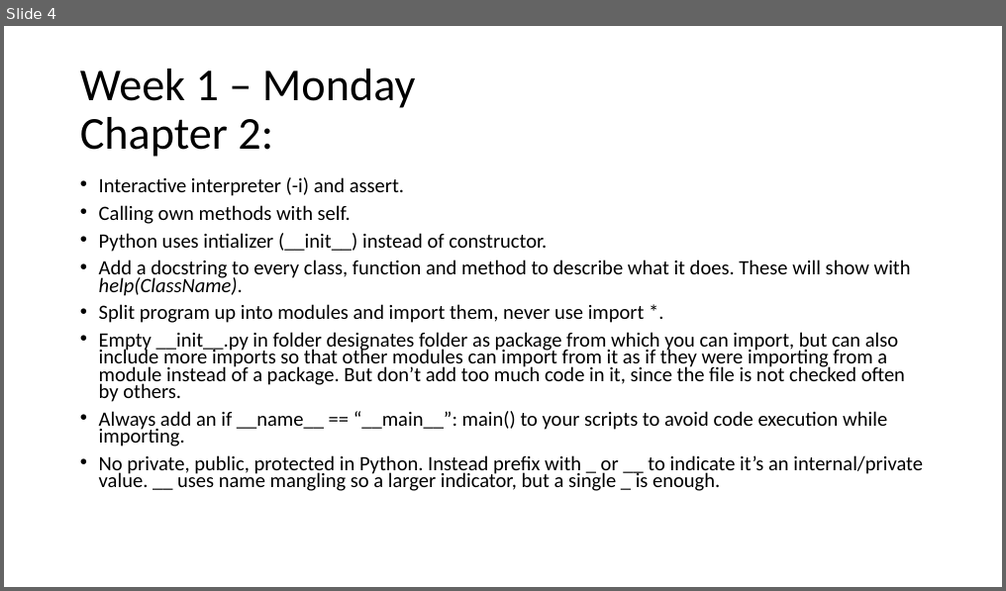
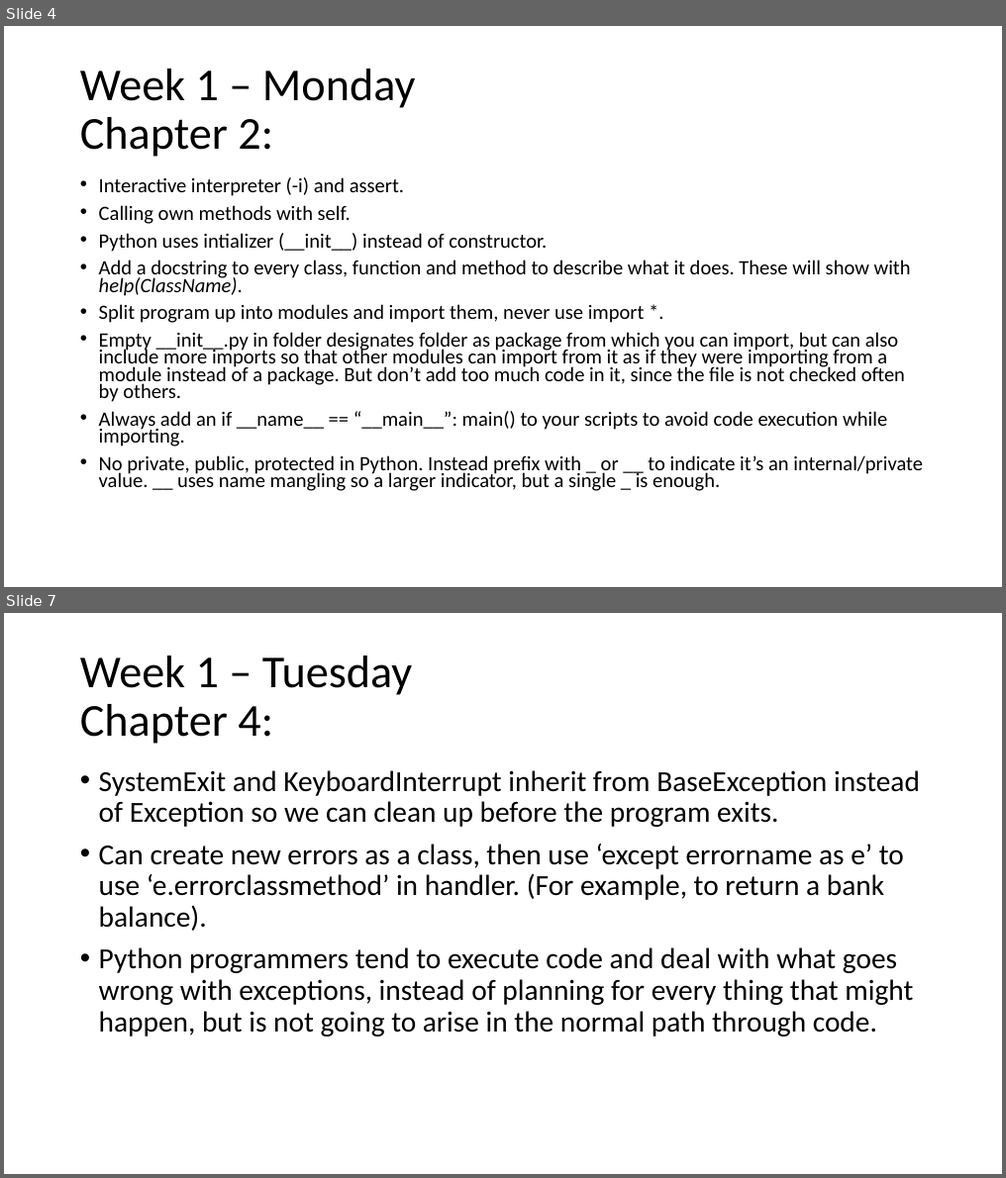
Before and after one commit to lamersfa/Python-Training-wk2226, a slide deck: Information learned during Python training.pptx. Shown one above the other, each under a label of ours: slide 4 before the commit, slides 4 and 7 after it; the slides between them are not shown. The pictures are 1006x591 and 1006x1178 pixels, drawn with LibreOffice and Linux fonts; fonts in the diff are those of the drawing. Boxes give left, top, right and bottom in pixels: in the first picture for what was removed or moved away, otherwise in the second. Text is boxed around its words. In the diff, an @@ line names an element or a change of style, - is before the commit and + after.

Commit message:
Slides updated for tuesday. Monday's Chapter 3 exercise updated. Chapter 4 exercise will be pushed later.

```diff
--- a/Information learned during Python training.pptx
+++ b/Information learned during Python training.pptx
@@ slide 7 added at (x1=4, y1=613, x2=1002, y2=1174), background #FFFFFF @@
@@ title added at (x1=80, y1=656, x2=412, y2=744), 44 pt, text #000000 @@
+Week 1 – Tuesday
+Chapter 4:
@@ text added at (x1=99, y1=770, x2=920, y2=1037), 28 pt, text #000000 @@
+• SystemExit and KeyboardInterrupt inherit from BaseException instead of Exception so we can clean up before the program exits.
+• Can create new errors as a class, then use ‘except errorname as e’ to use ‘e.errorclassmethod’ in handler. (For example, to return a bank balance).
+• Python programmers tend to execute code and deal with what goes wrong with exceptions, instead of planning for every thing that might happen, but is not going to arise in the normal path through code.
```
Also in this commit, not shown: 3 other slides added, 5 other files.
